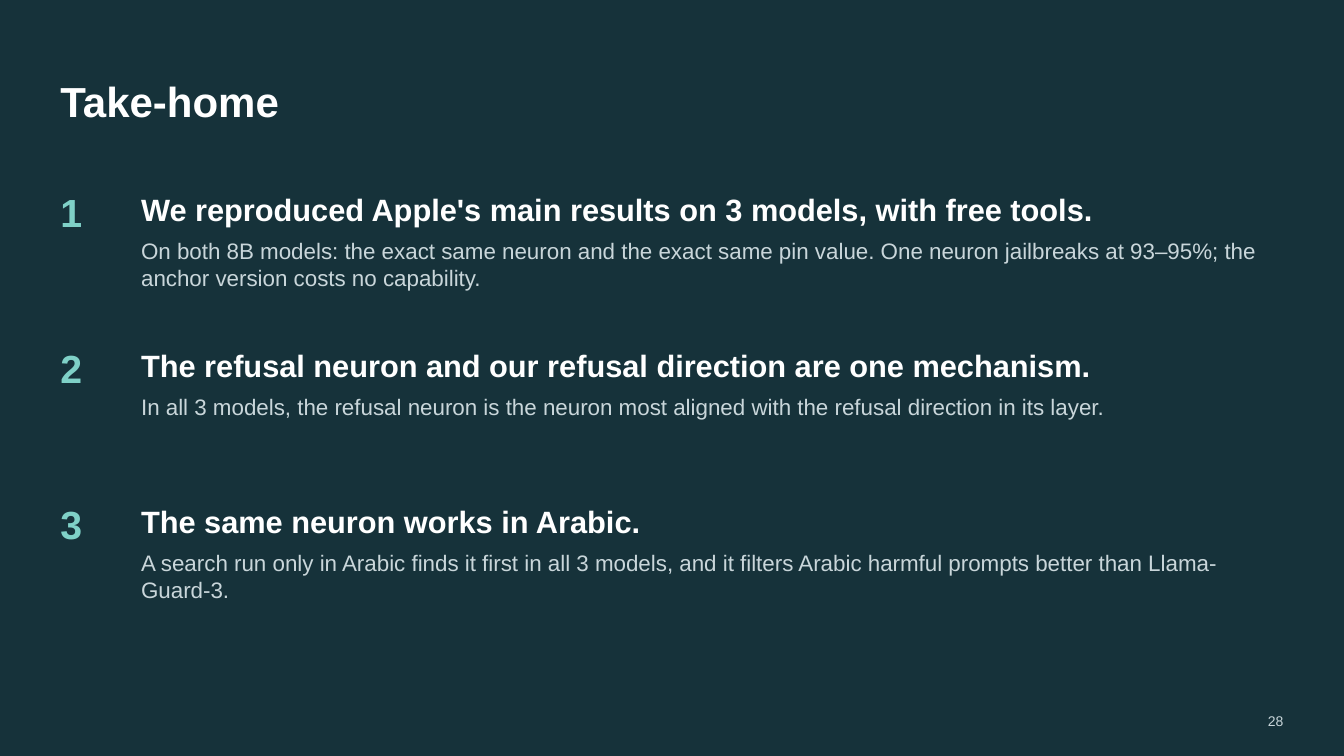
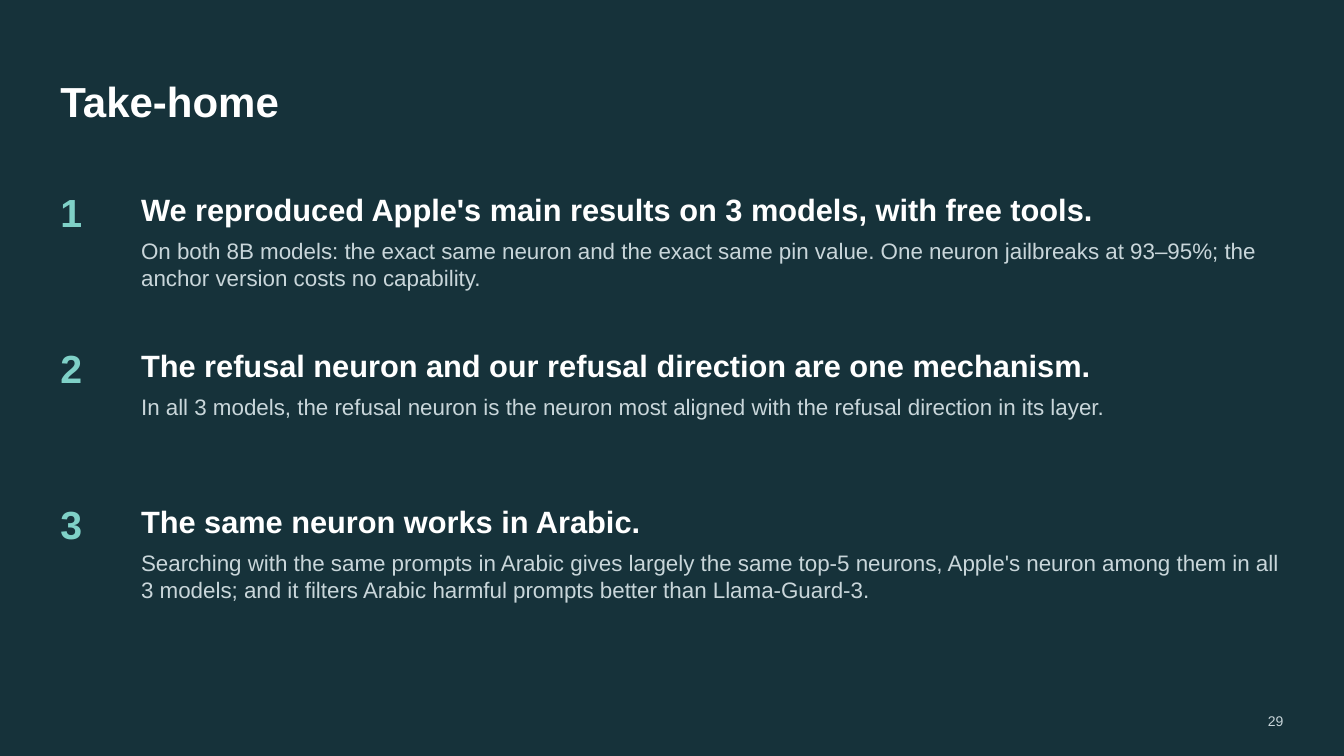
Before and after one commit to fjoad/refusal-neurons, a slide deck: slide 29 of slides/refusal_neurons_update.pptx (slide 28 before the commit). Drawn at 1344x756 pixels with LibreOffice and Linux fonts; fonts in the diff are those of the drawing. Boxes give left, top, right and bottom in pixels: in the first picture for what was removed or moved away, otherwise in the second. Text is boxed around its words. In the diff, an @@ line names an element or a change of style, - is before the commit and + after.

```diff
--- a/slides/refusal_neurons_update.pptx
+++ b/slides/refusal_neurons_update.pptx
@@ text at (141,555,1278,603): text changed @@
-A search run only in Arabic finds it first in all 3 models, and it filters Arabic harmful prompts better than Llama-Guard-3.
+Searching with the same prompts in Arabic gives largely the same top-5 neurons, Apple's neuron among them in all 3 models; and it filters Arabic harmful prompts better than Llama-Guard-3.
```
Also in this commit, not shown: 3 other slides changed, 2 slides added, 1 slide removed, 3 other files.
